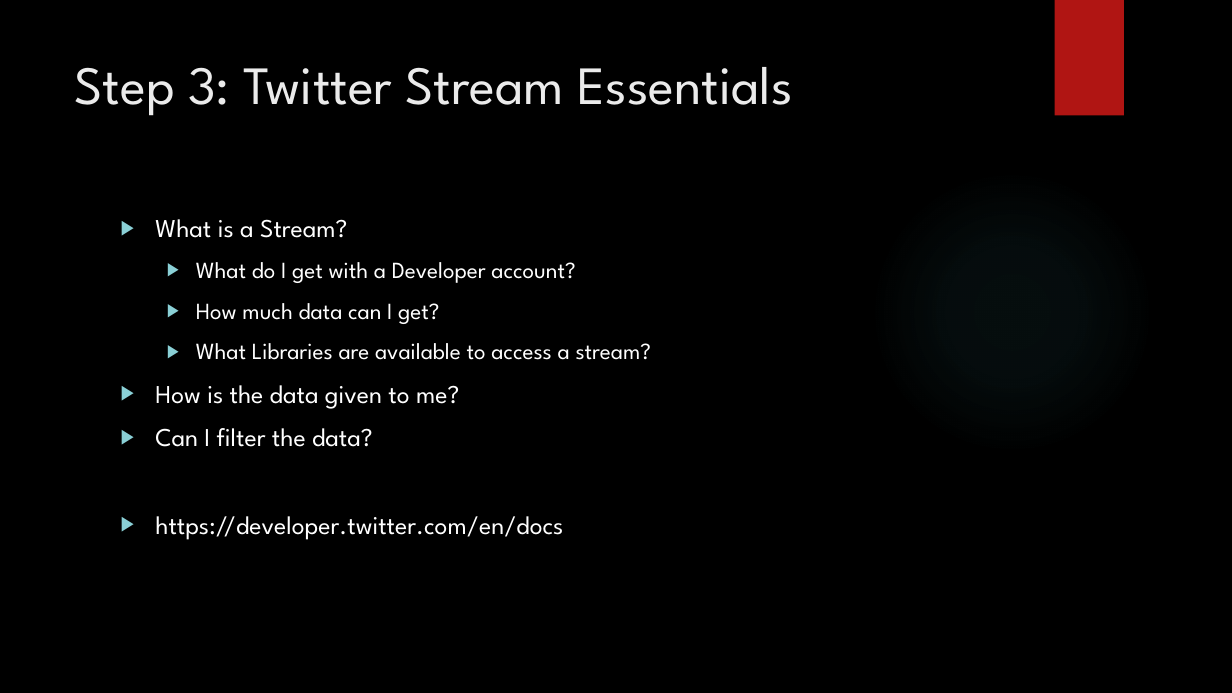
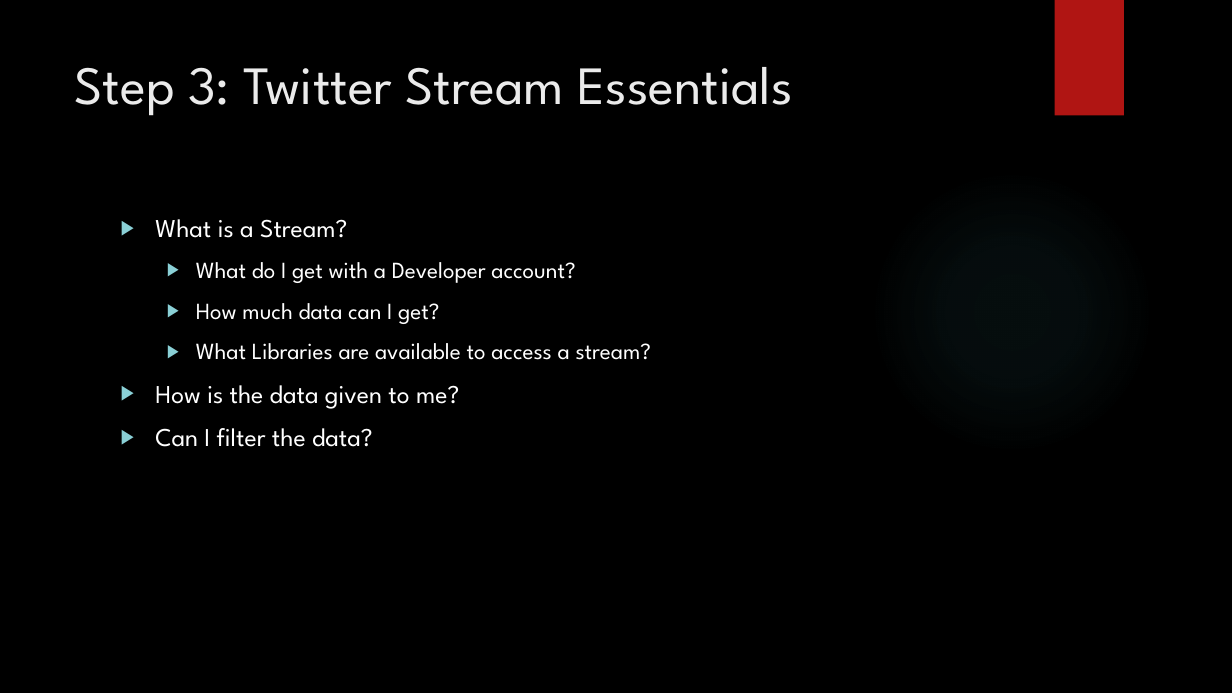
Before and after one commit to elibrunette/PyDataTwitterPresentation, a slide deck: slide 6 of TwitterStreamPresentation.pptx. Drawn at 1232x693 pixels with LibreOffice and Linux fonts; fonts in the diff are those of the drawing; background and template pictures are left out. Boxes give left, top, right and bottom in pixels: in the first picture for what was removed or moved away, otherwise in the second. Text is boxed around its words. In the diff, an @@ line names an element or a change of style, - is before the commit and + after.

```diff
--- a/TwitterStreamPresentation.pptx
+++ b/TwitterStreamPresentation.pptx
@@ text at box(155, 516, 563, 540): paragraph removed @@
-▶ https://developer.twitter.com/en/docs
```
Also in this commit, not shown: 2 other slides changed, 1 slide added, 3 other files.
